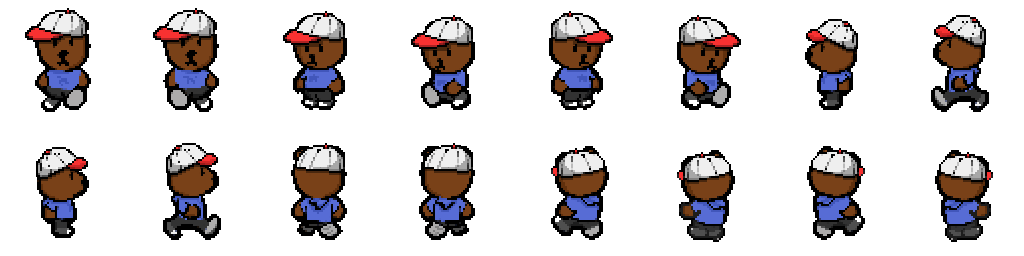
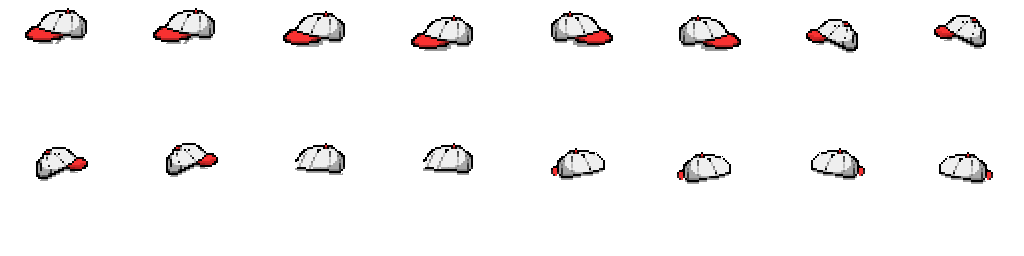
Before/after of a 1024 × 256 layered artwork. What changed in the layer stack:
hid "brown" over [35, 16, 991, 242]
